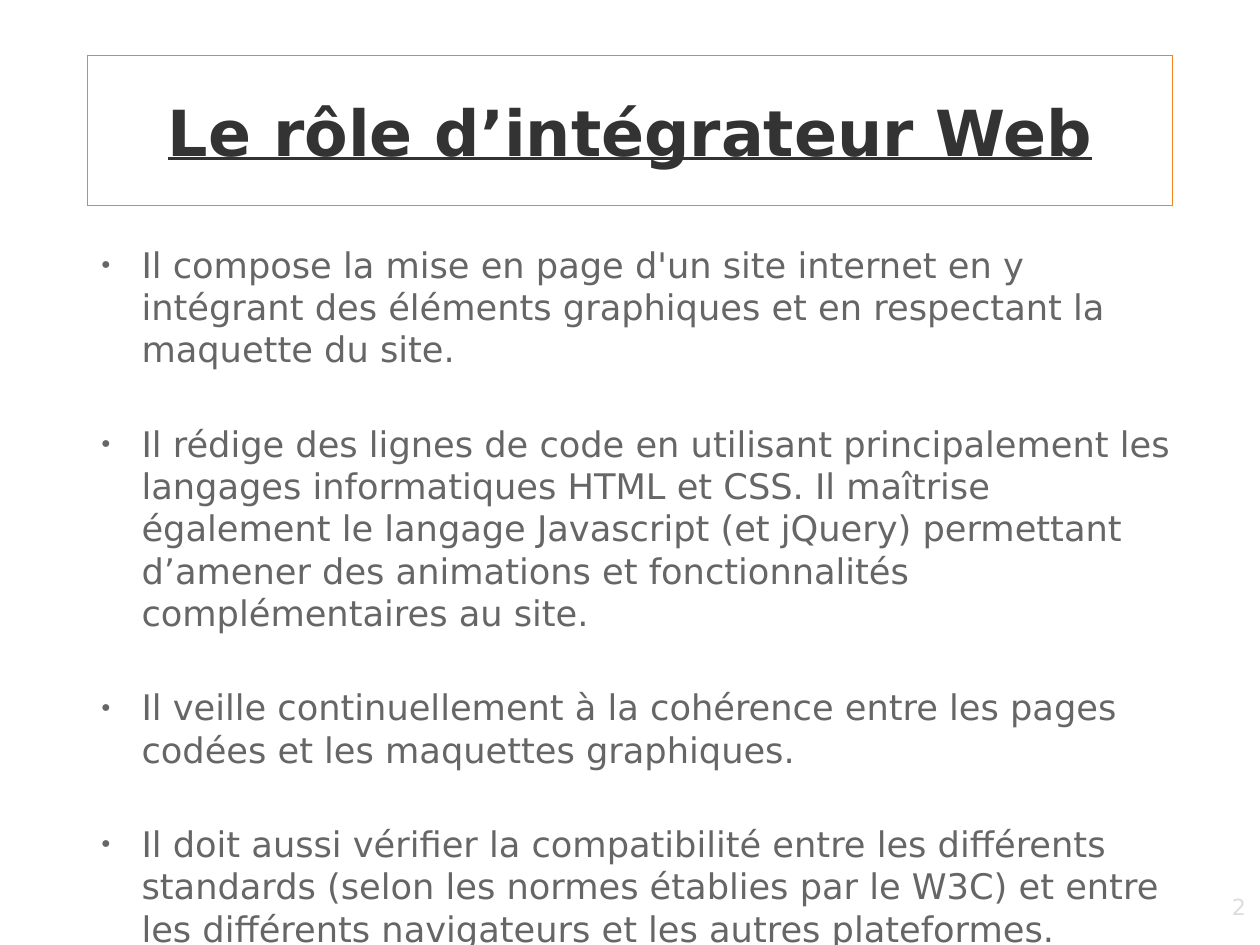
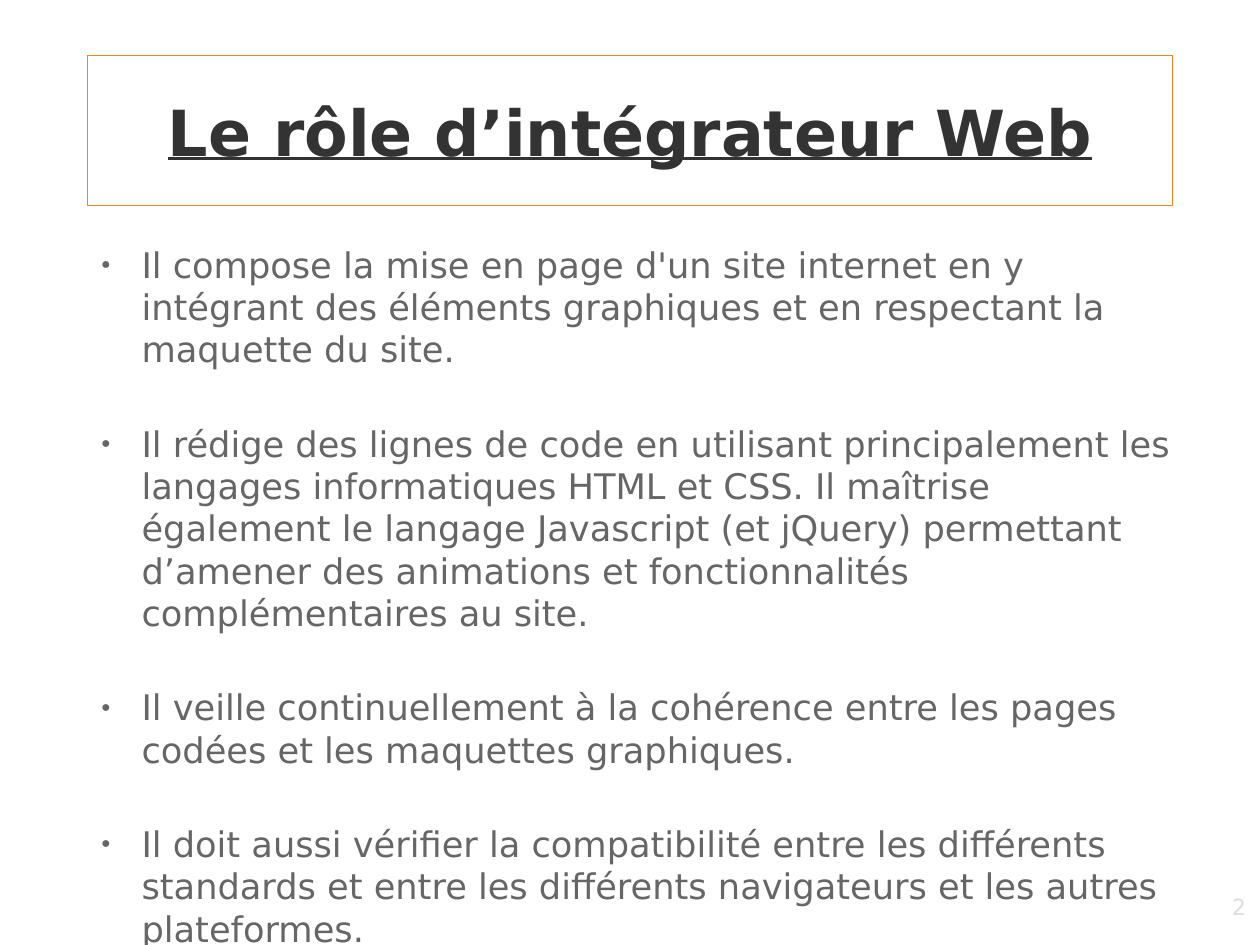
Before and after one commit to gambit13009/webagency, a slide deck: slide 2 of Support-presentation.odp. Drawn at 1260x945 pixels with LibreOffice and Linux fonts; fonts in the diff are those of the drawing; background and template pictures are left out. Boxes give left, top, right and bottom in pixels: in the first picture for what was removed or moved away, otherwise in the second. Text is boxed around its words. In the diff, an @@ line names an element or a change of style, - is before the commit and + after.

```diff
--- a/Support-presentation.odp
+++ b/Support-presentation.odp
@@ text at box(142, 829, 1157, 945): text changed @@
-● Il doit aussi vérifier la compatibilité entre les différents standards (selon les normes établies par le W3C) et entre les différents navigateurs et les autres plateformes.
+● Il doit aussi vérifier la compatibilité entre les différents standards et entre les différents navigateurs et les autres plateformes.
```
Also in this commit, not shown: 1 other slide changed, 3 other files.
